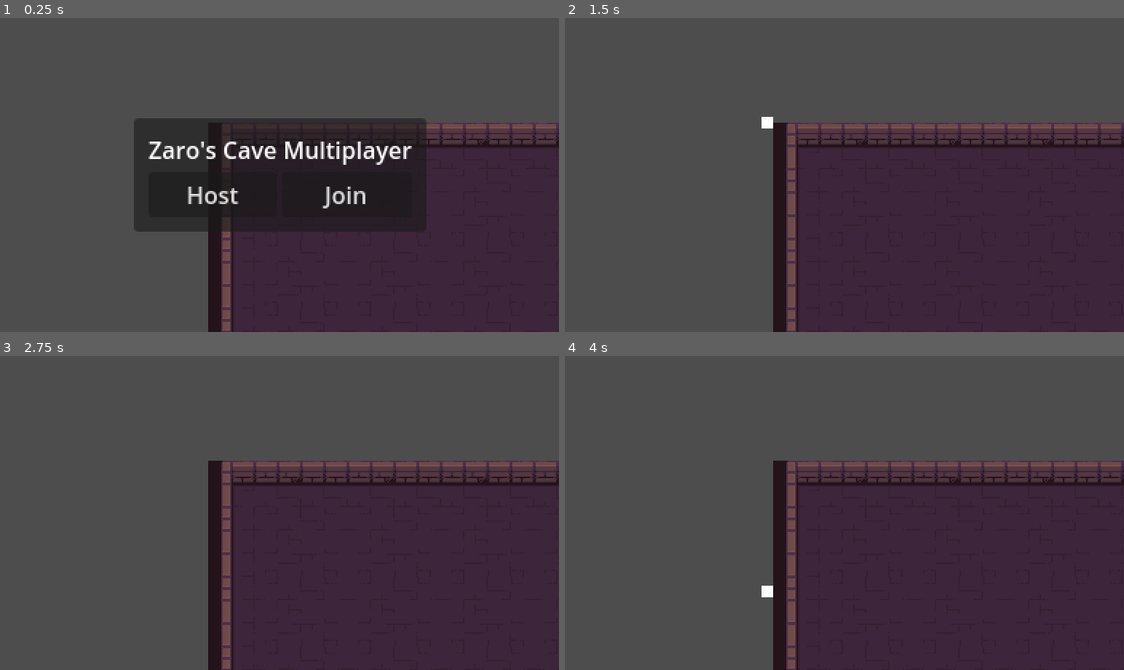
Above: before the commit, frames 1-4 (two rows, left to right).
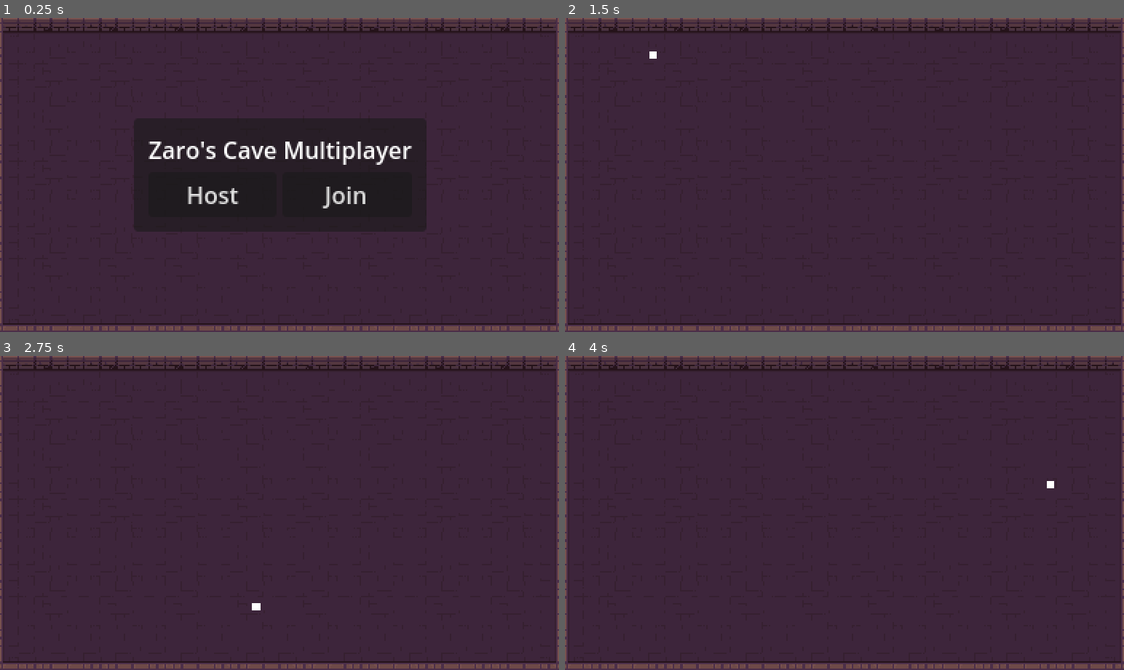
Above: after the commit, the same moments.

Repository: lucasjanta/zaro-s-cave
Game: Godot game, scene res://game.tscn
The game is run twice, just before and just after one commit, with the same random seed, the same clock (stepped at 60 frames per second) and the same inputs.
Inputs:
- Up to frame 1 (0.25 s): no input
- Up to frame 2 (1.5 s): click "Host" at 0.5 s; tap Enter at 1.25 s; hold Right (ui_right) from 1.28 s (still down)
- Up to frame 3 (2.75 s): release Right (ui_right) at 2.03 s; hold Down (ui_down) from 2.03 s (still down)
- Up to frame 4 (4 s): release Down (ui_down) at 2.78 s; hold Right (ui_right) 2.78-3.53 s; hold Up (ui_up) from 3.53 s (still down)

The runs differ from the first frame. In frame 1, 54% of the frame differs, in the area x 0-100%, y 0-100%; in frame 2, 62%; in frame 3, 62%; in frame 4, 62%.

Commit message:
setting fixed points for spawn

Diff:
--- a/game.tscn
+++ b/game.tscn
@@ -131,12 +131,25 @@
 [node name="Game" type="Node"]
 script = ExtResource("1_0matt")
 
-[node name="TileMapLayer" type="TileMapLayer" parent="."]
+[node name="Level" type="TileMapLayer" parent="."]
 tile_map_data = PackedByteArray("AAABAAEAAAABAAEAAAAiABIAAAAEAAMAAAACAAIAAAAGAAAAAAACAAMAAAAGAAEAAAACAAQAAAAGAAIAAAADAA …(11440 unchanged characters)…
 tile_set = SubResource("TileSet_83b8r")
 
+[node name="SpawnPoint" type="Marker2D" parent="Level"]
+position = Vector2(40, 39)
+
+[node name="SpawnPoint2" type="Marker2D" parent="Level"]
+position = Vector2(523, 268)
+
+[node name="SpawnPoint3" type="Marker2D" parent="Level"]
+position = Vector2(515, 46)
+
+[node name="SpawnPoint4" type="Marker2D" parent="Level"]
+position = Vector2(50, 265)
+
 [node name="Camera2D" type="Camera2D" parent="."]
-position = Vector2(49, 36)
+position = Vector2(288, 157)
+zoom = Vector2(0.7, 0.7)
 
 [node name="UI" type="CanvasLayer" parent="."]
 
--- a/scripts/Characters/player.gd
+++ b/scripts/Characters/player.gd
@@ -1,3 +1,4 @@
+class_name Player
 extends CharacterBody2D
 
 
--- a/scripts/game.gd
+++ b/scripts/game.gd
@@ -5,7 +5,10 @@
 const PLAYER = preload("res://scenes/Characters/player.tscn")
 
 var peer = ENetMultiplayerPeer.new()
+var players : Array[Player] = []
 
+func _ready():
+	$MultiplayerSpawner.spawn_function = add_player
 
 func _on_host_button_pressed():
 	peer.create_server(25565)
@@ -15,9 +18,9 @@
 		func(pid):
 			print("Peer " + str(pid) + "has joined the game!")
 			add_player(pid)
+			$MultiplayerSpawner.spawn(pid)
 	)
-
-	add_player(multiplayer.get_unique_id())
+	$MultiplayerSpawner.spawn(multiplayer.get_unique_id())
 
 	multiplayer_ui.hide()
 
@@ -29,4 +32,6 @@
 func add_player(pid):
 	var player = PLAYER.instantiate()
 	player.name = str(pid)
-	add_child(player)
+	player.global_position = $Level.get_child(players.size()).global_position
+	players.append(player)
+	return player
